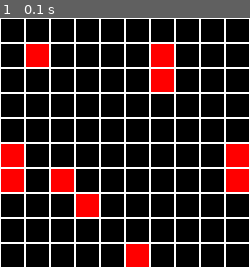
Above: before the commit, frame 1.
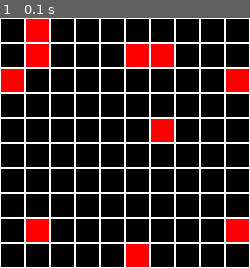
Above: after the commit, the same moment.

Repository: OraneOrveillon/minesweeper
Game: pygame game, started from main.py
The game is run twice, just before and just after one commit, with the same random seed, the same clock (stepped at 60 frames per second) and the same inputs.
Inputs:
- Up to frame 1 (0.1 s): no input

The runs differ from the first frame. In frame 1, 12% of the frame differs, in the area x 0-100%, y 0-90%.

Commit message:
Numbered cells

Diff:
--- a/game.py
+++ b/game.py
@@ -1,28 +1,42 @@
-from lib2to3.pgen2.token import NUMBER
 import pygame
 import random
-from cell import Cell
 from constants import NUMBER_OF_SIDE_CELLS, NUMBER_OF_MINES
-from cell import MinedCell
+from cell import Cell, MinedCell, NumberedCell
+
 
 class Game:
-  def __init__(self, screen) -> None:
-    self.screen = screen
-    self.cells = []
-    self.mines_coords = []
-    for i in range (NUMBER_OF_MINES):
-      # Same as `do (new mine coords) while `
-      while True:
-        mine_coords = (random.randint(0, NUMBER_OF_SIDE_CELLS - 1), random.randint(0, NUMBER_OF_SIDE_CELLS - 1))
-        if not self.mines_coords.__contains__(mine_coords): break
-      self.mines_coords.append(mine_coords)
+    def __init__(self, screen):
+        self.screen = screen
+        self.cells = []
+        self.mines_coords = []
+        for i in range(NUMBER_OF_MINES):
+            # Same as `do (new mine coords) while `
+            while True:
+                mine_coords = (random.randint(0, NUMBER_OF_SIDE_CELLS - 1),
+                               random.randint(0, NUMBER_OF_SIDE_CELLS - 1))
+                if not self.mines_coords.__contains__(mine_coords):
+                    break
+            self.mines_coords.append(mine_coords)
 
-    for i in range(NUMBER_OF_SIDE_CELLS):
-      for j in range(NUMBER_OF_SIDE_CELLS):
-        if self.mines_coords.__contains__((i, j)):
-          self.cells.append(MinedCell(self.screen, i, j))
-        else:
-          self.cells.append(Cell(self.screen, i, j))
+        # Draw cells and mines
+        for i in range(NUMBER_OF_SIDE_CELLS):
+            for j in range(NUMBER_OF_SIDE_CELLS):
+                if self.mines_coords.__contains__((i, j)):
+                    self.cells.append(MinedCell(self.screen, i, j))
+                else:
+                  # Add numbered cells
+                  number_of_mines = 0
+                  # Cells around the actual cell
+                  range_cells = [(i - 1, j), (i, j - 1), (i - 1, j-1),
+                                (i + 1, j), (i, j + 1), (i + 1, j + 1), (i - 1, j + 1), (i + 1, j - 1)]
+                  for cell_coord in range_cells:
+                    if self.mines_coords.__contains__(cell_coord):
+                      number_of_mines += 1
+                  if number_of_mines > 0:
+                    self.cells.append(NumberedCell(self.screen, i, j, number=number_of_mines))
+                  else:
+                    self.cells.append(Cell(self.screen, i, j))
 
-  def run(self):
-    pygame.sprite.Group(self.cells).draw(self.screen)
+
+    def run(self) -> None:
+        pygame.sprite.Group(self.cells).draw(self.screen)
